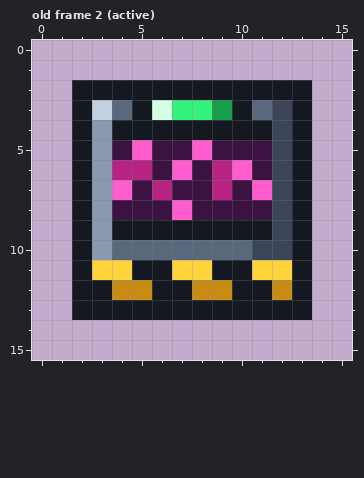
A pixel-art file gets an edit: Public/textures/source/red_team_sandbox_front.aseprite. The picture above was drawn from the file before the commit.
16x16 pixels, 2 frames. Shown: old frame 2 (active). The commit also changed other frames, which this record leaves out.
Now the later version:
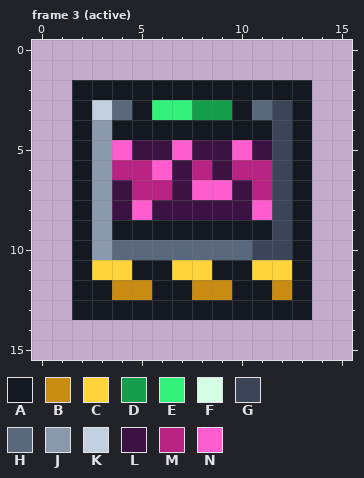
Palette (. is transparent): A #141820  B #c98c12  C #ffd43b  D #159e4b  E #32f27c  F #d4ffe5  G #3b4557  H #5a687d  J #8a99ae  K #c2d0e0  L #3b1242  M #b82282  N #ff5cd0
A new or re-ordered frame is compared with the old frame closest to it.
Edits made:
frames 2 -> 7
Frame 3 (active) is new; against old frame 2 (active), layer "window_and_pass_lamp":
y 3: x 6 F -> E; x 8 E -> D
y 5: x 4..5 LN -> NL; x 7..8 LN -> NL; x 10 L -> N
y 6: x 6..11 LNLMNL -> NLMLMM
y 7: x 4..5 NL -> LM; x 8..9 LM -> NN; x 11 N -> M
y 8: x 5 L -> N; x 7 N -> L; x 11 L -> N
Pixel boxes of the changes (left, top, right, bottom) in both pictures:
changed: (112, 100, 272, 220)
